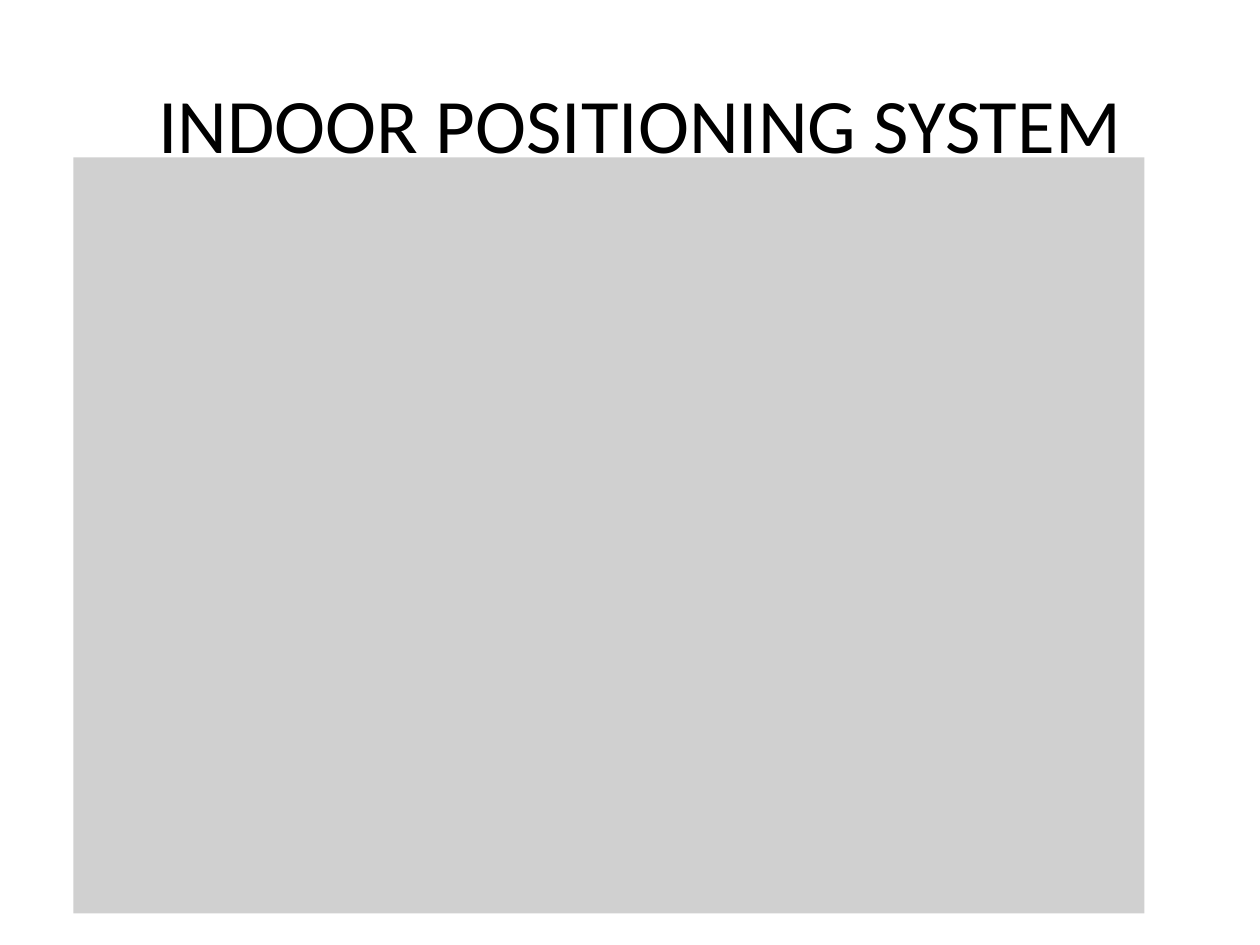
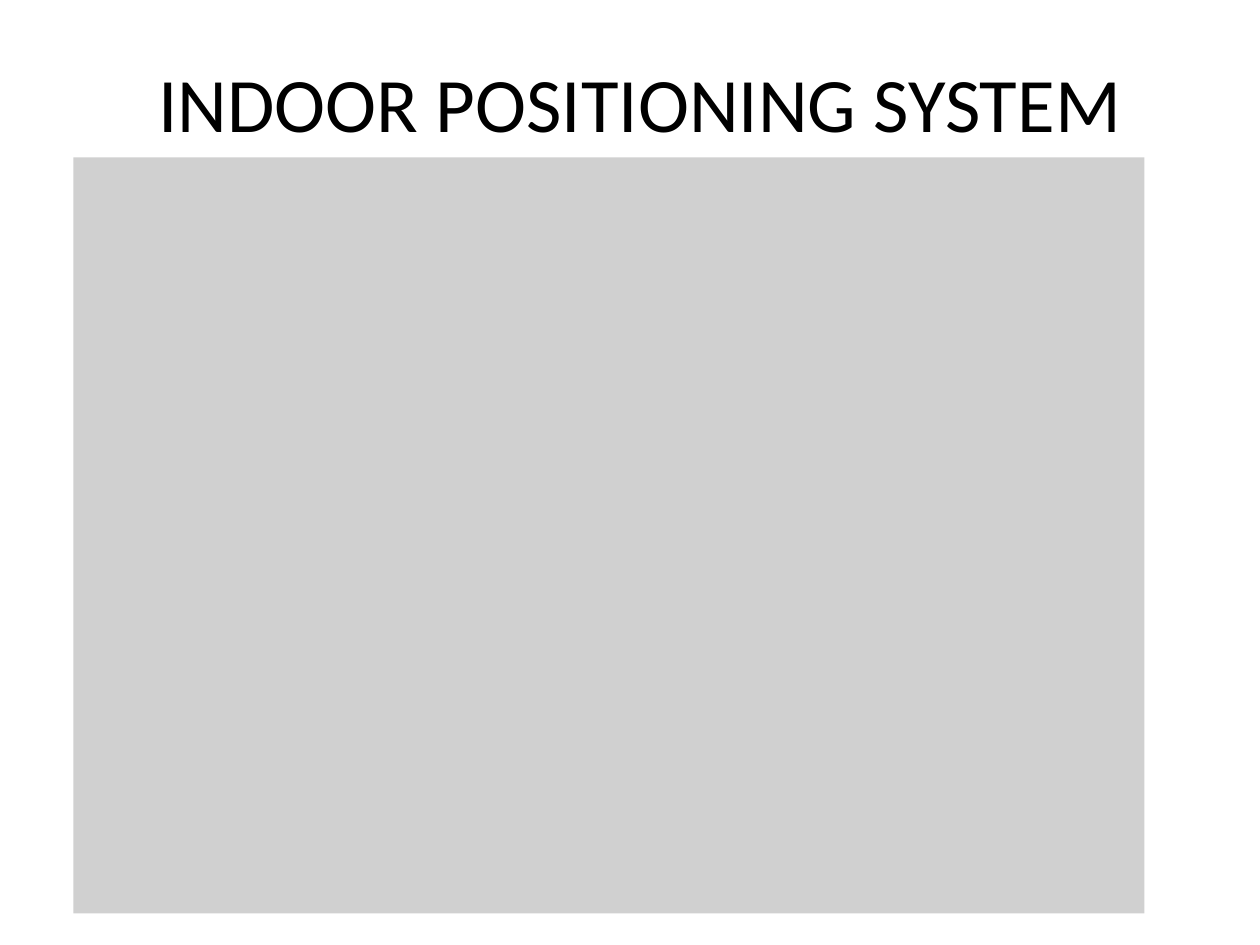
Before and after one commit to letruongthanh3698/BLE_matlab, a slide deck: slide 1 of report/Timeline.Report.pptx. Drawn at 1260x945 pixels with LibreOffice and Linux fonts; fonts in the diff are those of the drawing; grey boxes stand for pictures. Boxes give left, top, right and bottom in pixels: in the first picture for what was removed or moved away, otherwise in the second. Text is boxed around its words. In the diff, an @@ line names an element or a change of style, - is before the commit and + after.

```diff
--- a/report/Timeline.Report.pptx
+++ b/report/Timeline.Report.pptx
@@ title "INDOOR POSITIONING SYSTEM" rewrapped from box(158, 103, 1121, 171) to box(158, 82, 1121, 133) @@
```
Also in this commit, not shown: 1 other slide changed, 7 slides added, 21 other files.
